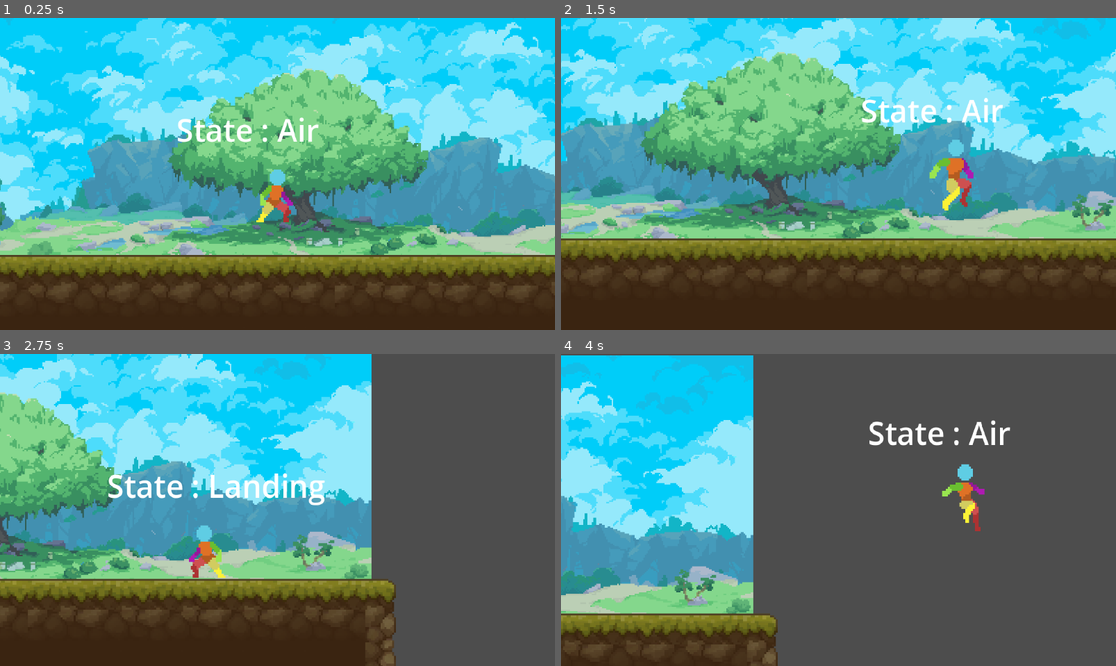
Above: before the commit, frames 1-4 (two rows, left to right).
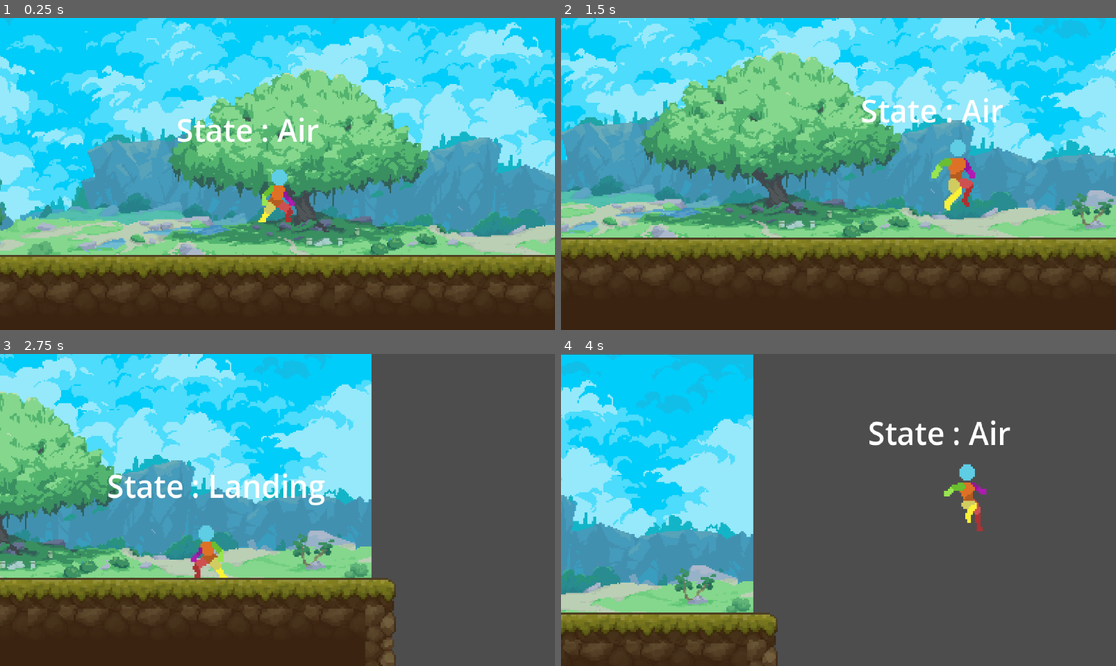
Above: after the commit, the same moments.

Repository: KobyS82/Platformer
Game: Godot game, scene res://Levels/test_level.tscn
The game is run twice, just before and just after one commit, with the same random seed, the same clock (stepped at 60 frames per second) and the same inputs.
Inputs:
- Up to frame 1 (0.25 s): no input
- Up to frame 2 (1.5 s): hold Space (jump) 0.53-1.28 s; hold D (right) from 0.53 s (still down); tap Space (jump) at 1.35 s
- Up to frame 3 (2.75 s): tap Space (jump) at 1.52, 1.82 s; release D (right) at 2.03 s; hold A (left) from 2.03 s (still down); hold Space (jump) from 2.03 s (still down)
- Up to frame 4 (4 s): release A (left) at 2.78 s; release Space (jump) at 2.78 s; hold D (right) from 2.78 s (still down); tap Space (jump) at 2.85, 3.02, 3.32 s; hold Space (jump) from 3.53 s (still down)

The runs differ from the first frame. In frame 1, 0.3% of the frame differs, in the area x 46-54%, y 48-66%; in frame 2, 8.4%, in the area x 0-100%, y 0-84%; in frame 3, 5.0%; in frame 4, 2.6%.

Commit message:
cleaned up player script and player model placement

Diff:
--- a/Character/player.gd
+++ b/Character/player.gd
@@ -9,10 +9,7 @@
 
 # Get the gravity from the project settings to be synced with RigidBody nodes.
 var gravity = ProjectSettings.get_setting("physics/2d/default_gravity")
-var has_double_jumped : bool = false
-var animation_locked : bool = false
 var direction : Vector2 = Vector2.ZERO
-var was_in_air : bool = false
 
 func _ready():
 	animation_tree.active = true
@@ -21,12 +18,6 @@
 	# Add the gravity.
 	if not is_on_floor():
 		velocity.y += gravity * delta
-		was_in_air = true
-	else:
-		has_double_jumped = false
-		if was_in_air == true:
-			land()
-		was_in_air = false
 
 	# Get the input direction and handle the movement/deceleration.
 	# As good practice, you should replace UI actions with custom gameplay actions.
@@ -37,10 +28,10 @@
 		velocity.x = move_toward(velocity.x, 0, speed)
 
 	move_and_slide()
-	update_animation()
+	update_animation_parameters()
 	update_facing_direction()
 
-func update_animation():
+func update_animation_parameters():
 	animation_tree.set("parameters/Move/blend_position", direction.x)
 
 func update_facing_direction():
@@ -48,15 +39,3 @@
 		sprite.flip_h = false
 	elif direction.x < 0:
 		sprite.flip_h = true
-
-
-func land():
-#	animated_sprite.play("jump_end")
-	animation_locked = true
-
-
-
-#
-#func _on_animated_sprite_2d_animation_finished():
-#	if(["jump_end", "jump_start", "jump_double"].has(animated_sprite.animation)):
-#		animation_locked = false
--- a/Character/player.tscn
+++ b/Character/player.tscn
@@ -10,284 +10,6 @@
 [ext_resource type="Script" path="res://Character/AirState.gd" id="8_37all"]
 [ext_resource type="Script" path="res://Character/LandingState.gd" id="9_pb8em"]
 [ext_resource type="Script" path="res://Character/StateDebugLabel.gd" id="10_eaard"]
-
-[sub_resource type="AtlasTexture" id="AtlasTexture_g8p7b"]
-atlas = ExtResource("1_6qlk8")
-region = Rect2(0, 0, 48, 48)
-
-[sub_resource type="AtlasTexture" id="AtlasTexture_j8bqi"]
-atlas = ExtResource("1_6qlk8")
-region = Rect2(48, 0, 48, 48)
-
-[sub_resource type="AtlasTexture" id="AtlasTexture_05spn"]
-atlas = ExtResource("1_6qlk8")
-region = Rect2(96, 0, 48, 48)
-
-[sub_resource type="AtlasTexture" id="AtlasTexture_s13o3"]
-atlas = ExtResource("1_6qlk8")
-region = Rect2(144, 0, 48, 48)
-
-[sub_resource type="AtlasTexture" id="AtlasTexture_nc7lk"]
-atlas = ExtResource("1_6qlk8")
-region = Rect2(192, 0, 48, 48)
-
-[sub_resource type="AtlasTexture" id="AtlasTexture_uupr3"]
-atlas = ExtResource("1_6qlk8")
-region = Rect2(240, 0, 48, 48)
-
-[sub_resource type="AtlasTexture" id="AtlasTexture_06pfh"]
-atlas = ExtResource("1_6qlk8")
-region = Rect2(288, 0, 48, 48)
-
-[sub_resource type="AtlasTexture" id="AtlasTexture_d5qev"]
-atlas = ExtResource("1_6qlk8")
-region = Rect2(336, 0, 48, 48)
-
-[sub_resource type="AtlasTexture" id="AtlasTexture_wq02p"]
-atlas = ExtResource("1_6qlk8")
-region = Rect2(384, 0, 48, 48)
-
-[sub_resource type="AtlasTexture" id="AtlasTexture_ag0pi"]
-atlas = ExtResource("1_6qlk8")
-region = Rect2(432, 0, 48, 48)
-
-[sub_resource type="AtlasTexture" id="AtlasTexture_ip1mv"]
-atlas = ExtResource("4_b08lk")
-region = Rect2(0, 0, 48, 48)
-
-[sub_resource type="AtlasTexture" id="AtlasTexture_051c0"]
-atlas = ExtResource("4_b08lk")
-region = Rect2(48, 0, 48, 48)
-
-[sub_resource type="AtlasTexture" id="AtlasTexture_xqvjj"]
-atlas = ExtResource("4_b08lk")
-region = Rect2(96, 0, 48, 48)
-
-[sub_resource type="AtlasTexture" id="AtlasTexture_32os4"]
-atlas = ExtResource("3_84qdv")
-region = Rect2(0, 0, 48, 48)
-
-[sub_resource type="AtlasTexture" id="AtlasTexture_tds3c"]
-atlas = ExtResource("3_84qdv")
-region = Rect2(48, 0, 48, 48)
-
-[sub_resource type="AtlasTexture" id="AtlasTexture_r6lmi"]
-atlas = ExtResource("3_84qdv")
-region = Rect2(96, 0, 48, 48)
-
-[sub_resource type="AtlasTexture" id="AtlasTexture_6ylu3"]
-atlas = ExtResource("3_84qdv")
-region = Rect2(144, 0, 48, 48)
-
-[sub_resource type="AtlasTexture" id="AtlasTexture_p7s83"]
-atlas = ExtResource("3_84qdv")
-region = Rect2(192, 0, 48, 48)
-
-[sub_resource type="AtlasTexture" id="AtlasTexture_3au66"]
-atlas = ExtResource("3_84qdv")
-region = Rect2(240, 0, 48, 48)
-
-[sub_resource type="AtlasTexture" id="AtlasTexture_say6d"]
-atlas = ExtResource("3_84qdv")
-region = Rect2(288, 0, 48, 48)
-
-[sub_resource type="AtlasTexture" id="AtlasTexture_fjd5f"]
-atlas = ExtResource("3_84qdv")
-region = Rect2(336, 0, 48, 48)
-
-[sub_resource type="AtlasTexture" id="AtlasTexture_6cbrm"]
-atlas = ExtResource("3_84qdv")
-region = Rect2(384, 0, 48, 48)
-
-[sub_resource type="AtlasTexture" id="AtlasTexture_51jqf"]
-atlas = ExtResource("4_b08lk")
-region = Rect2(48, 0, 48, 48)
-
-[sub_resource type="AtlasTexture" id="AtlasTexture_juh2q"]
-atlas = ExtResource("4_b08lk")
-region = Rect2(96, 0, 48, 48)
-
-[sub_resource type="AtlasTexture" id="AtlasTexture_oviyw"]
-atlas = ExtResource("4_b08lk")
-region = Rect2(0, 0, 48, 48)
-
-[sub_resource type="AtlasTexture" id="AtlasTexture_ucsg1"]
-atlas = ExtResource("4_b08lk")
-region = Rect2(48, 0, 48, 48)
-
-[sub_resource type="AtlasTexture" id="AtlasTexture_8dktf"]
-atlas = ExtResource("4_b08lk")
-region = Rect2(96, 0, 48, 48)
-
-[sub_resource type="AtlasTexture" id="AtlasTexture_jms7p"]
-atlas = ExtResource("5_2fnwr")
-region = Rect2(0, 0, 48, 48)
-
-[sub_resource type="AtlasTexture" id="AtlasTexture_v0dyl"]
-atlas = ExtResource("5_2fnwr")
-region = Rect2(48, 0, 48, 48)
-
-[sub_resource type="AtlasTexture" id="AtlasTexture_sp0i0"]
-atlas = ExtResource("5_2fnwr")
-region = Rect2(96, 0, 48, 48)
-
-[sub_resource type="AtlasTexture" id="AtlasTexture_deq1a"]
-atlas = ExtResource("5_2fnwr")
-region = Rect2(144, 0, 48, 48)
-
-[sub_resource type="AtlasTexture" id="AtlasTexture_nkido"]
-atlas = ExtResource("5_2fnwr")
-region = Rect2(192, 0, 48, 48)
-
-[sub_resource type="AtlasTexture" id="AtlasTexture_x3xvo"]
-atlas = ExtResource("5_2fnwr")
-region = Rect2(240, 0, 48, 48)
-
-[sub_resource type="AtlasTexture" id="AtlasTexture_gjspt"]
-atlas = ExtResource("5_2fnwr")
-region = Rect2(288, 0, 48, 48)
-
-[sub_resource type="AtlasTexture" id="AtlasTexture_f8vkl"]
-atlas = ExtResource("5_2fnwr")
-region = Rect2(336, 0, 48, 48)
-
-[sub_resource type="SpriteFrames" id="SpriteFrames_flgpq"]
-animations = [{
-"frames": [{
-"duration": 1.0,
-"texture": SubResource("AtlasTexture_g8p7b")
-}, {
-"duration": 1.0,
-"texture": SubResource("AtlasTexture_j8bqi")
-}, {
-"duration": 1.0,
-"texture": SubResource("AtlasTexture_05spn")
-}, {
-"duration": 1.0,
-"texture": SubResource("AtlasTexture_s13o3")
-}, {
-"duration": 1.0,
-"texture": SubResource("AtlasTexture_nc7lk")
-}, {
-"duration": 1.0,
-"texture": SubResource("AtlasTexture_uupr3")
-}, {
-"duration": 1.0,
-"texture": SubResource("AtlasTexture_06pfh")
-}, {
-"duration": 1.0,
-"texture": SubResource("AtlasTexture_d5qev")
-}, {
-"duration": 1.0,
-"texture": SubResource("AtlasTexture_wq02p")
-}, {
-"duration": 1.0,
-"texture": SubResource("AtlasTexture_ag0pi")
-}],
-"loop": true,
-"name": &"idle",
-"speed": 10.0
-}, {
-"frames": [{
-"duration": 1.0,
-"texture": SubResource("AtlasTexture_ip1mv")
-}, {
-"duration": 1.0,
-"texture": SubResource("AtlasTexture_051c0")
-}, {
-"duration": 1.0,
-"texture": SubResource("AtlasTexture_xqvjj")
-}],
-"loop": false,
-"name": &"jump_double",
-"speed": 10.0
-}, {
-"frames": [{
-"duration": 1.0,
-"texture": SubResource("AtlasTexture_32os4")
-}, {
-"duration": 1.0,
-"texture": SubResource("AtlasTexture_tds3c")
-}, {
-"duration": 1.0,
-"texture": SubResource("AtlasTexture_r6lmi")
-}, {
-"duration": 1.0,
-"texture": SubResource("AtlasTexture_6ylu3")
-}, {
-"duration": 1.0,
-"texture": SubResource("AtlasTexture_p7s83")
-}, {
-"duration": 1.0,
-"texture": SubResource("AtlasTexture_3au66")
-}, {
-"duration": 1.0,
-"texture": SubResource("AtlasTexture_say6d")
-}, {
-"duration": 1.0,
-"texture": SubResource("AtlasTexture_fjd5f")
-}, {
-"duration": 1.0,
-"texture": SubResource("AtlasTexture_6cbrm")
-}],
-"loop": false,
-"name": &"jump_end",
-"speed": 15.0
-}, {
-"frames": [{
-"duration": 1.0,
-"texture": SubResource("AtlasTexture_51jqf")
-}, {
-"duration": 1.0,
-"texture": SubResource("AtlasTexture_juh2q")
-}],
-"loop": true,
-"name": &"jump_loop",
-"speed": 2.0
-}, {
-"frames": [{
-"duration": 1.0,
-"texture": SubResource("AtlasTexture_oviyw")
-}, {
-"duration": 1.0,
-"texture": SubResource("AtlasTexture_ucsg1")
-}, {
-"duration": 1.0,
-"texture": SubResource("AtlasTexture_8dktf")
-}],
-"loop": false,
-"name": &"jump_start",
-"speed": 10.0
-}, {
-"frames": [{
-"duration": 1.0,
-"texture": SubResource("AtlasTexture_jms7p")
-}, {
-"duration": 1.0,
-"texture": SubResource("AtlasTexture_v0dyl")
-}, {
-"duration": 1.0,
-"texture": SubResource("AtlasTexture_sp0i0")
-}, {
-"duration": 1.0,
-"texture": SubResource("AtlasTexture_deq1a")
-}, {
-"duration": 1.0,
-"texture": SubResource("AtlasTexture_nkido")
-}, {
-"duration": 1.0,
-"texture": SubResource("AtlasTexture_x3xvo")
-}, {
-"duration": 1.0,
-"texture": SubResource("AtlasTexture_gjspt")
-}, {
-"duration": 1.0,
-"texture": SubResource("AtlasTexture_f8vkl")
-}],
-"loop": true,
-"name": &"run",
-"speed": 10.0
-}]
 
 [sub_resource type="CapsuleShape2D" id="CapsuleShape2D_qmql6"]
 radius = 6.5
@@ -579,21 +301,14 @@
 [node name="Player" type="CharacterBody2D"]
 script = ExtResource("1_20lvu")
 
-[node name="AnimatedSprite2D" type="AnimatedSprite2D" parent="."]
-visible = false
-sprite_frames = SubResource("SpriteFrames_flgpq")
-animation = &"idle"
-autoplay = "idle"
+[node name="CollisionShape2D" type="CollisionShape2D" parent="."]
+position = Vector2(0, 1.5)
+shape = SubResource("CapsuleShape2D_qmql6")
+
+[node name="Sprite2D" type="Sprite2D" parent="."]
+position = Vector2(-24, -24)
+texture = ExtResource("1_6qlk8")
 centered = false
-offset = Vector2(-25, -23.5)
-
-[node name="CollisionShape2D" type="CollisionShape2D" parent="."]
-position = Vector2(0, 2)
-shape = SubResource("CapsuleShape2D_qmql6")
-
-[node name="Sprite2D" type="Sprite2D" parent="."]
-position = Vector2(-1, 0)
-texture = ExtResource("1_6qlk8")
 hframes = 10
 
 [node name="AnimationPlayer" type="AnimationPlayer" parent="."]
@@ -638,5 +353,4 @@
 script = ExtResource("10_eaard")
 state_machine = NodePath("../CharacterStateMachine")
 
-[connection signal="animation_finished" from="AnimatedSprite2D" to="." method="_on_animated_sprite_2d_animation_finished"]
 [connection signal="animation_finished" from="AnimationTree" to="CharacterStateMachine/Landing" method="_on_animation_tree_animation_finished"]
Not shown: 1 places in Character/player.tscn that only renumber resources
